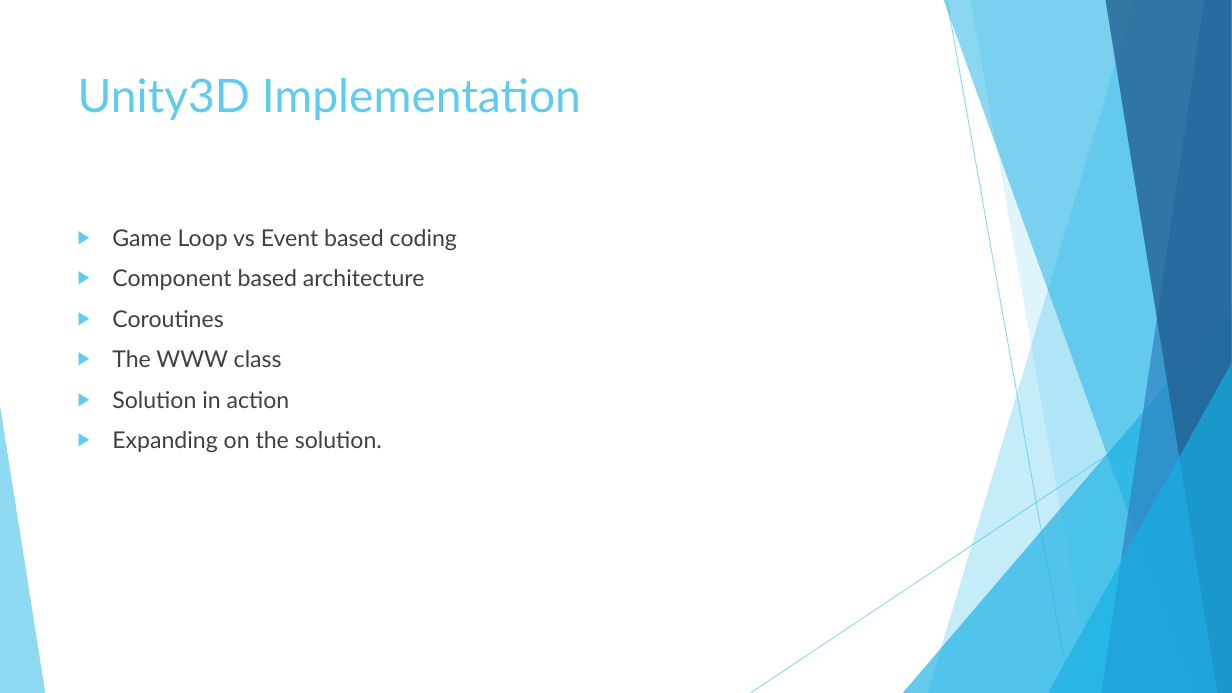
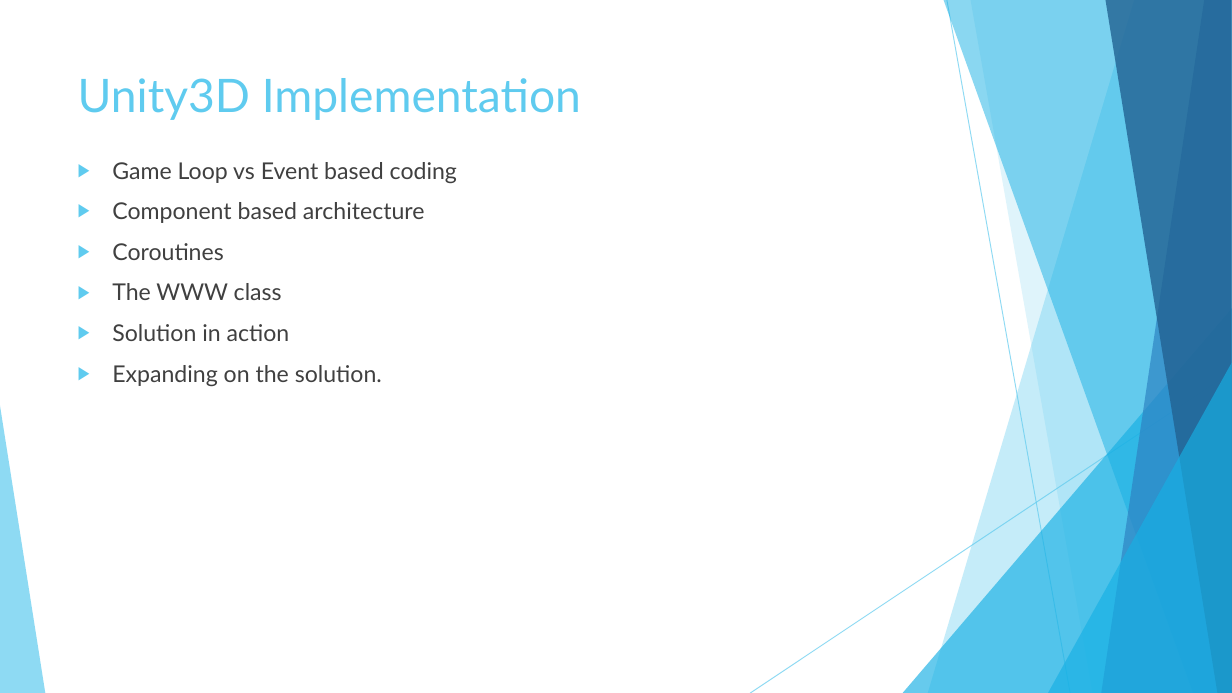
Before and after one commit to andrewboudreau/Leaderboard, a slide deck: slide 5 of Unity 3D and Azure.pptx (slide 7 before the commit). Drawn at 1232x693 pixels with LibreOffice and Linux fonts; fonts in the diff are those of the drawing. Boxes give left, top, right and bottom in pixels: in the first picture for what was removed or moved away, otherwise in the second. Text is boxed around its words. In the diff, an @@ line names an element or a change of style, - is before the commit and + after.

```diff
--- a/Unity 3D and Azure.pptx
+++ b/Unity 3D and Azure.pptx
@@ text "Game Loop vs Event based ...": place and size @@
-text "Game Loop vs Event based ..." at [112,229,457,452]
+text "Game Loop vs Event based ..." at [112,162,457,386]
```
Also in this commit, not shown: 4 other slides changed, 2 slides added, 1 slide removed.
